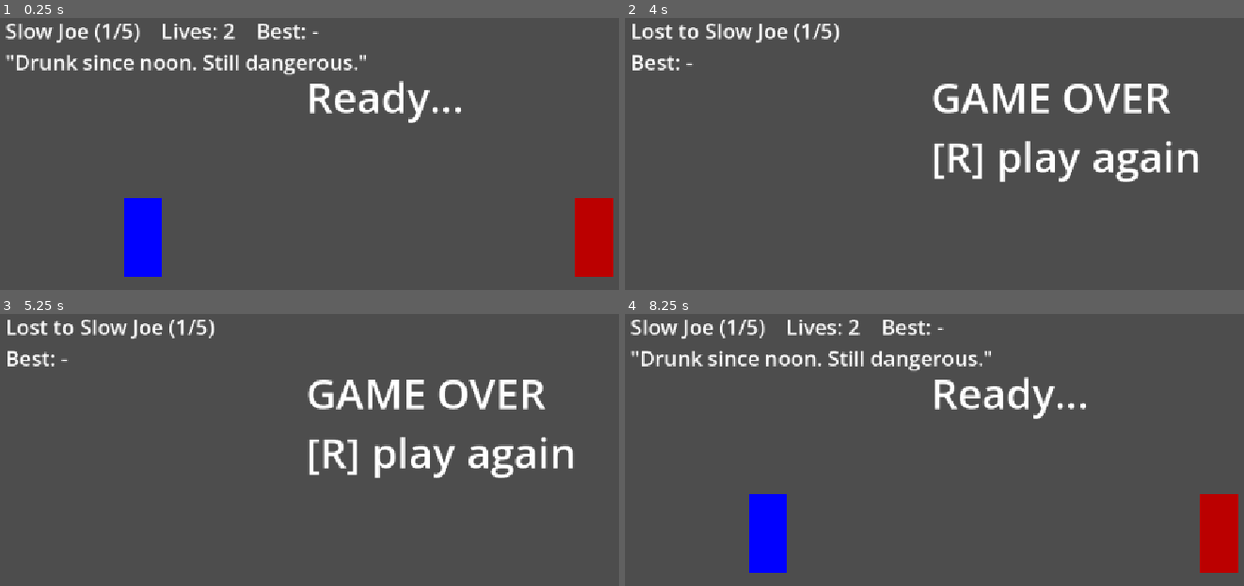
Above: before the commit, frames 1-4 (two rows, left to right).
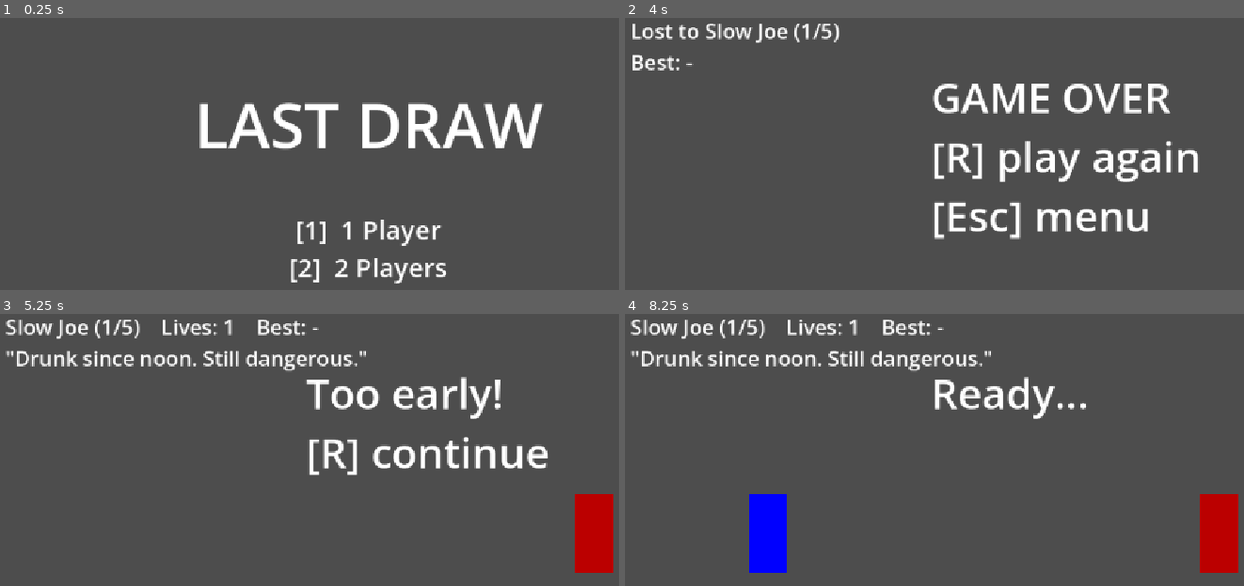
Above: after the commit, the same moments.

Repository: karolszwedo/last-draw
Game: Godot game, scene res://menu.tscn
The game is run twice, just before and just after one commit, with the same random seed, the same clock (stepped at 60 frames per second) and the same inputs. Before the commit the project starts from res://duel.tscn.
Inputs:
- Up to frame 1 (0.25 s): no input
- Up to frame 2 (4 s): tap Enter at 0.5, 2, 3.5 s; tap 1 at 0.6, 1.55, 2.1, 3.05 s; tap Space at 0.77, 1.25, 1.52, 2.75, 3.02, 3.77 s; tap 2 at 0.8, 1.35, 2.3, 2.85, 3.8 s; hold A 1.28-2.03 s; hold A from 3.53 s (still down); tap R at 3.6 s
- Up to frame 3 (5.25 s): keep holding A; tap Escape at 4.15 s; tap L at 4.35 s; tap Space at 4.52, 5 s; tap 1 at 4.55, 5.1 s
- Up to frame 4 (8.25 s): tap 2 at 5.3, 5.85, 6.8, 7.35 s; release A at 5.78 s; tap Space at 6.02, 6.77, 7.52 s; tap 1 at 6.05, 6.6, 7.55 s; hold A from 8.03 s (still down); tap R at 8.1 s

The runs differ from the first frame. In frame 1, 12% of the frame differs, in the area x 0-100%, y 2-98%; in frame 2, 1.6%; in frame 3, 9.3%; in frame 4, less than 0.1%.

Commit message:
Menu startowe: 1 lub 2 graczy, Esc wraca do menu; etap 4 gotowy
Co-Authored-By: Claude Opus 5.5 <noreply@anthropic.com>

Diff:
--- a/godot/duel.gd
+++ b/godot/duel.gd
@@ -51,6 +51,10 @@
 				enemy_index = 0
 				lives = 2
 			get_tree().reload_current_scene()
+		elif event.keycode == KEY_ESCAPE:
+			enemy_index = 0
+			lives = 2
+			get_tree().change_scene_to_file("res://menu.tscn")
 
 func win(text):
 	enemy_index += 1
@@ -80,7 +84,7 @@
 	$Player.hide()
 	$Enemy.hide()
 	$Info.text = detail + "\n" + best_text()
-	$Message.text = title + "\n[R] play again"
+	$Message.text = title + "\n[R] play again\n[Esc] menu"
 
 func best_text():
 	if best == 0.0:
--- a/godot/duel_2p.gd
+++ b/godot/duel_2p.gd
@@ -30,6 +30,10 @@
 				left_score = 0
 				right_score = 0
 			get_tree().reload_current_scene()
+		elif event.keycode == KEY_ESCAPE:
+			left_score = 0
+			right_score = 0
+			get_tree().change_scene_to_file("res://menu.tscn")
 
 func _process(_delta):
 	if state == "ready":
@@ -60,7 +64,7 @@
 		$Left.hide()
 	show_score()
 	if match_over():
-		$Message.text = text + "\n%s WINS THE MATCH!\n[R] new match" % winner.to_upper()
+		$Message.text = text + "\n%s WINS THE MATCH!\n[R] new match    [Esc] menu" % winner.to_upper()
 	else:
 		$Message.text = text + "\n[R] next round"
 
--- /dev/null
+++ b/godot/menu.gd
@@ -0,0 +1,8 @@
+extends Node2D
+
+func _unhandled_input(event):
+	if event is InputEventKey and event.pressed and not event.echo:
+		if event.keycode == KEY_1 or event.keycode == KEY_KP_1:
+			get_tree().change_scene_to_file("res://duel.tscn")
+		elif event.keycode == KEY_2 or event.keycode == KEY_KP_2:
+			get_tree().change_scene_to_file("res://duel_2p.tscn")
--- /dev/null
+++ b/godot/menu.tscn
@@ -0,0 +1,23 @@
+[gd_scene format=3]
+
+[ext_resource type="Script" path="res://menu.gd" id="1_menu"]
+
+[node name="Menu" type="Node2D"]
+script = ExtResource("1_menu")
+
+[node name="Title" type="Label" parent="."]
+offset_top = 120.0
+offset_right = 1152.0
+offset_bottom = 260.0
+theme_override_font_sizes/font_size = 96
+horizontal_alignment = 1
+text = "LAST DRAW"
+
+[node name="Options" type="Label" parent="."]
+offset_top = 320.0
+offset_right = 1152.0
+offset_bottom = 520.0
+theme_override_font_sizes/font_size = 40
+horizontal_alignment = 1
+text = "[1]  1 Player
+[2]  2 Players"
--- a/godot/project.godot
+++ b/godot/project.godot
@@ -11,7 +11,7 @@
 [application]
 
 config/name="Last Draw"
-run/main_scene="uid://d2ffpintj8j4x"
+run/main_scene="res://menu.tscn"
 config/features=PackedStringArray("4.7", "GL Compatibility")
 config/icon="res://icon.svg"
 
Not shown, added: godot/menu.gd.uid
Not shown, changed: PLAN.md
